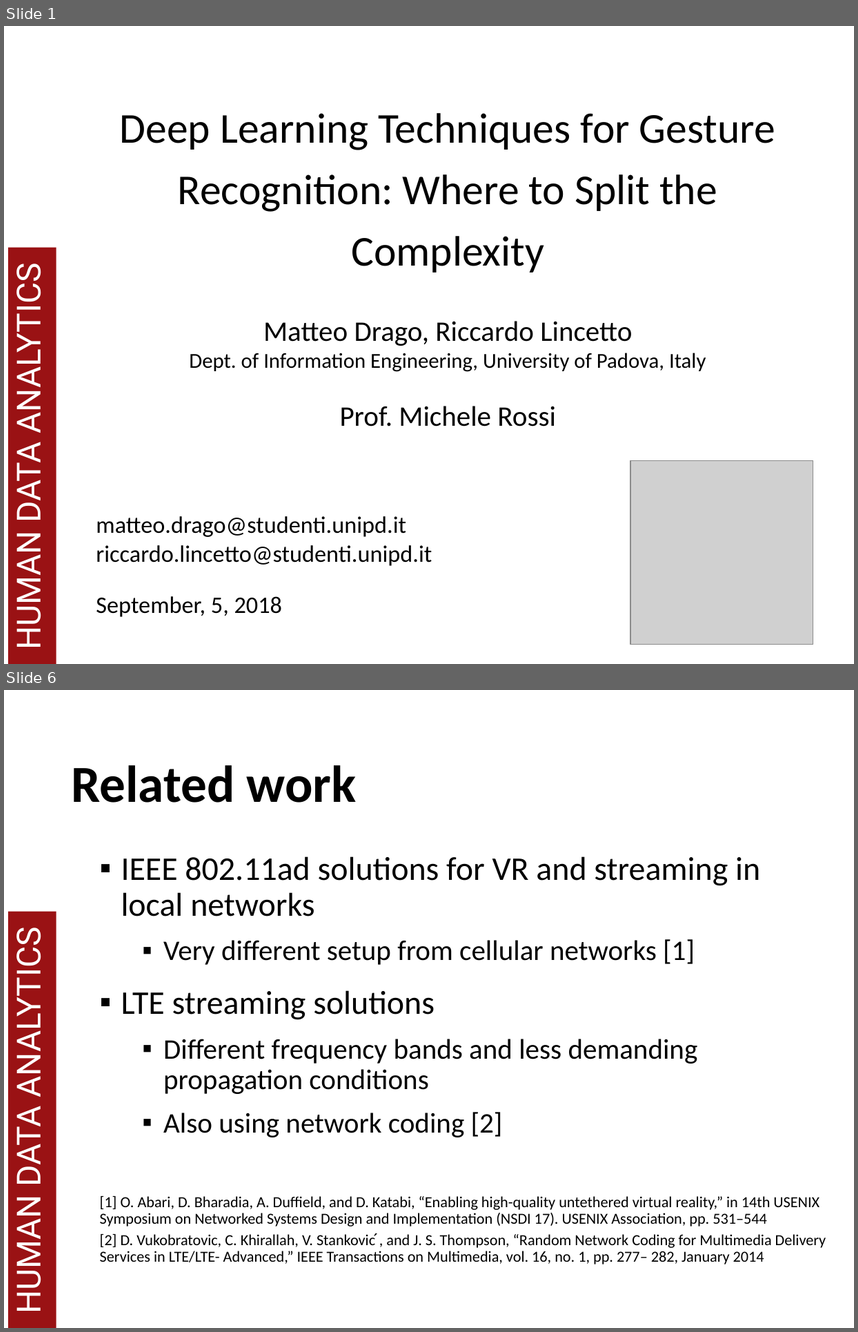
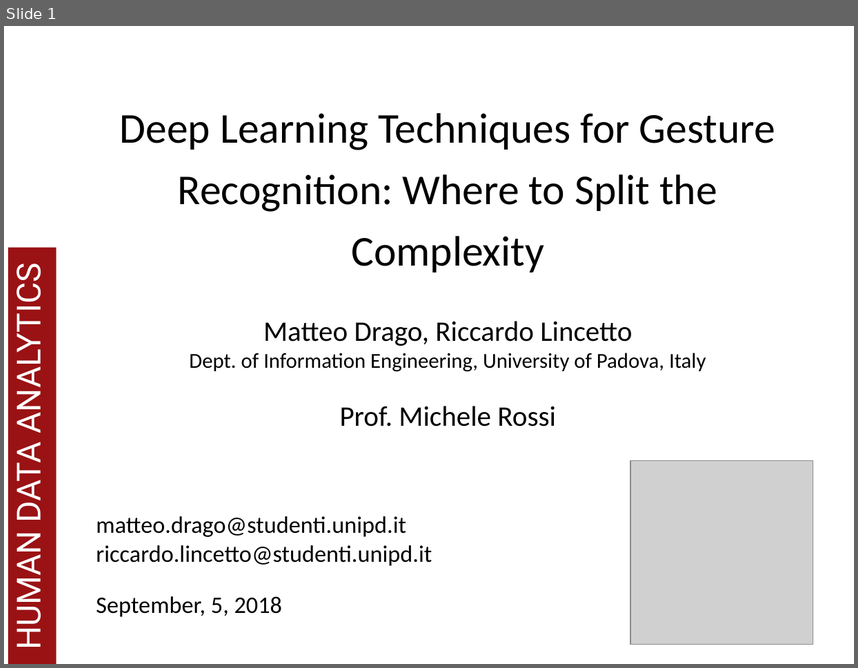
Before and after one commit to MatteoDrago/hda-project, a slide deck: presentation/HDA 2018.pptx. Shown one above the other, each under a label of ours: slides 1 and 6 before the commit, slide 1 after it; the slides between them are not shown. The pictures are 858x1332 and 858x668 pixels, drawn with LibreOffice and Linux fonts; fonts in the diff are those of the drawing; grey boxes stand for pictures; background and template pictures are left out. Boxes give left, top, right and bottom in pixels: in the first picture for what was removed or moved away, otherwise in the second. Text is boxed around its words. In the diff, an @@ line names an element or a change of style, - is before the commit and + after.

```diff
--- a/presentation/HDA 2018.pptx
+++ b/presentation/HDA 2018.pptx
@@ slide 6 removed at bbox=[4, 690, 854, 1328], background #FFFFFF; not listed: 2 template elements that a slide beside it also shows @@
@@ title removed at bbox=[71, 765, 356, 802] @@
-Related work
@@ text removed at bbox=[100, 856, 826, 1264] @@
-▪ IEEE 802.11ad solutions for VR and streaming in local networks
-  ▪ Very different setup from cellular networks [1]
-▪ LTE streaming solutions
-  ▪ Different frequency bands and less demanding propagation conditions
-  ▪ Also using network coding [2]
-[1] O. Abari, D. Bharadia, A. Duffield, and D. Katabi, “Enabling high-quality untethered virtual reality,” in 14th USENIX Symposium on Networked Systems Design and Implementation (NSDI 17). USENIX Association, pp. 531–544
-[2] D. Vukobratovic, C. Khirallah, V. Stankovic ́, and J. S. Thompson, “Random Network Coding for Multimedia Delivery Services in LTE/LTE- Advanced,” IEEE Transactions on Multimedia, vol. 16, no. 1, pp. 277– 282, January 2014
```
Also in this commit, not shown: 1 slide changed, 6 slides added, 15 other slides removed, 6 other files.
